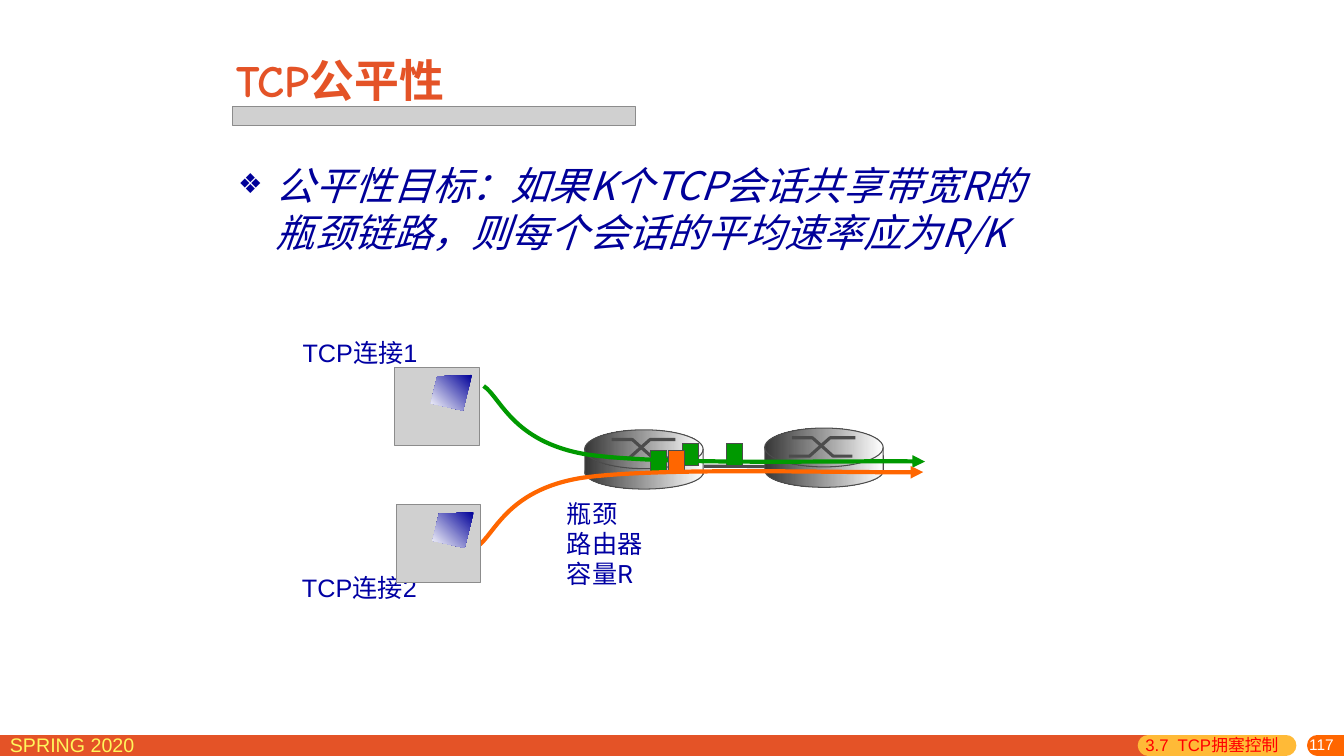
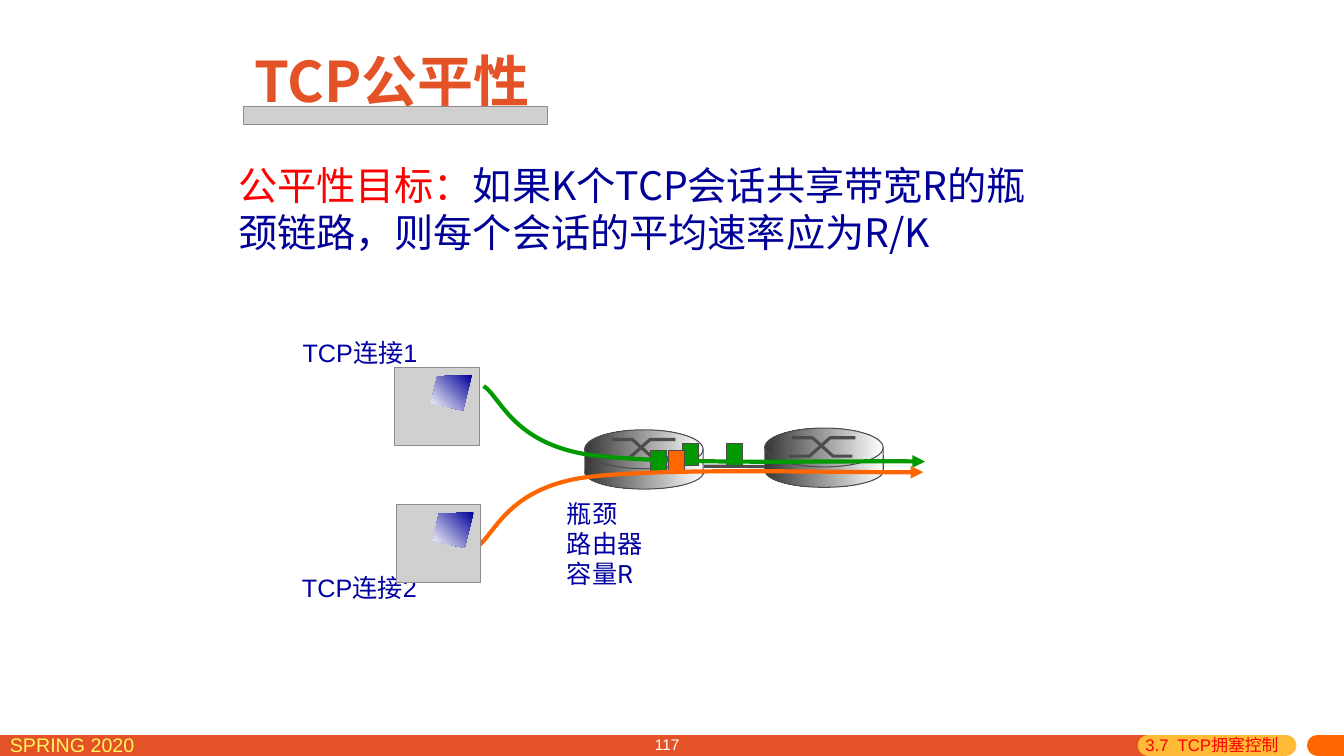
Before and after one commit to network-distributed/presentations, a slide deck: slide 117 of chapter3_cn.pptx. Drawn at 1344x756 pixels with LibreOffice and Linux fonts; fonts in the diff are those of the drawing; grey boxes stand for pictures. Boxes give left, top, right and bottom in pixels: in the first picture for what was removed or moved away, otherwise in the second. Text is boxed around its words. In the diff, an @@ line names an element or a change of style, - is before the commit and + after.

```diff
--- a/chapter3_cn.pptx
+++ b/chapter3_cn.pptx
@@ title "TCP公平性" at box(254, 54, 529, 116): size 32 to 40 pt, font Comic Neue to Noto Sans CJK SC; alignment left to centre @@
@@ picture: place and size @@
-picture at box(233, 107, 636, 126)
+picture at box(243, 107, 547, 125)
@@ text "公平性目标：如果K个TCP会话共享带宽R的瓶颈链路，则每个会话的平均速率应为R/K" at box(238, 166, 1026, 254): text colour #000099 to #FF0000 in "公平性目标：如果K个TCP会话共享带宽R的瓶颈链路，则每个会话的平均速率应为R/K"; italic off; bullet ❖ to none @@
@@ page number added at box(655, 739, 680, 750), 11 pt, text #FFFFFF @@
+117
@@ page number rewrapped from box(1309, 737, 1334, 753) to box(1100, 754, 1344, 756) @@
```
Also in this commit, not shown: 123 other slides changed, 1 slide removed, 1 other file.
